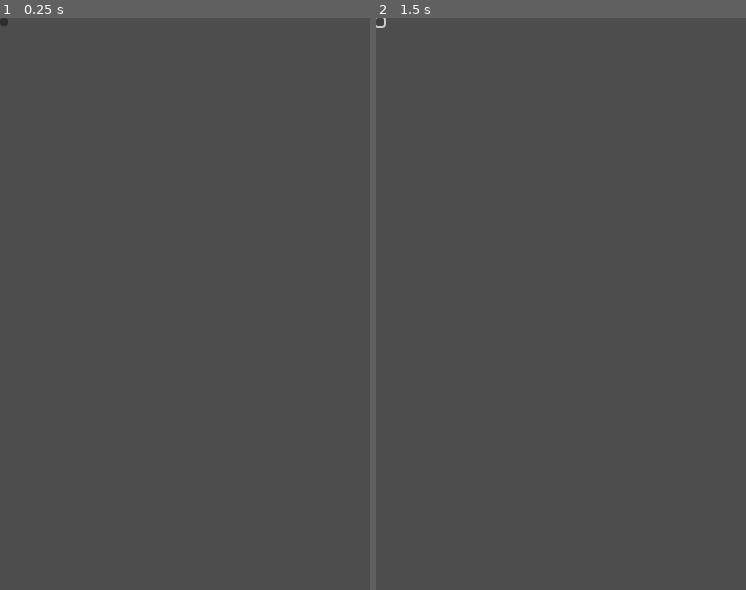
Above: before the commit, frames 1-2 (left to right).
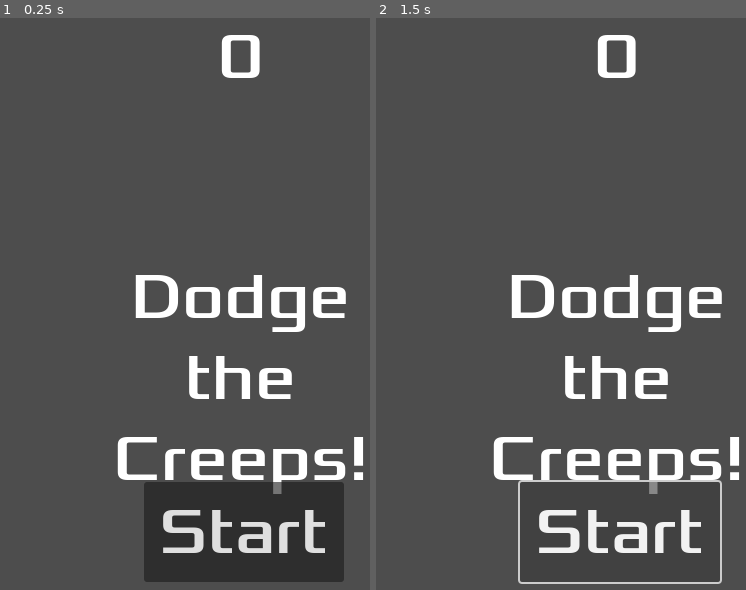
Above: after the commit, the same moments.

Repository: LukasDeRuiter/FirstGodotGame
Game: Godot game, scene res://hud.tscn
Two runs of this game, one before a commit and one after it. Both use one fixed random seed, a clock stepped at 60 frames per second and the inputs below. This scene is started directly instead of the project's main scene.
Inputs (mouse positions are in pixels of both pictures, inside the frame that each line leads up to; where the layout moved, square brackets give the same spot in the first picture):
- Up to frame 1 (0.25 s): no input
- Up to frame 2 (1.5 s): click (620, 532) [379, 23] at 0.5 s; click (620, 532) [379, 23] at 1.25 s

The runs differ from the first frame. In frame 1, 15% of the frame differs, in the area x 0-99%, y 0-99%; in frame 2, 7.3%.

Commit message:
add hud script

Diff:
--- /dev/null
+++ b/hud.gd
@@ -0,0 +1,8 @@
+extends CanvasLayer
+
+signal start_game
+
+func show_message(text):
+	$Message.text = text
+	$Message.show()
+	$MessageTimer.start()
--- a/hud.tscn
+++ b/hud.tscn
@@ -1,17 +1,68 @@
-[gd_scene format=3 uid="uid://d20duh6mkytw7"]
+[gd_scene load_steps=3 format=3 uid="uid://d20duh6mkytw7"]
+
+[ext_resource type="FontFile" uid="uid://016i20ucxk8f" path="res://fonts/Xolonium-Regular.ttf" id="1_37p78"]
+[ext_resource type="Script" uid="uid://cd0avwh0k1g4h" path="res://hud.gd" id="1_64ctp"]
 
 [node name="HUD" type="CanvasLayer"]
+script = ExtResource("1_64ctp")
 
 [node name="ScoreLabel" type="Label" parent="."]
-offset_right = 40.0
-offset_bottom = 23.0
+anchors_preset = 5
+anchor_left = 0.5
+anchor_right = 0.5
+offset_left = -22.5
+offset_right = 22.5
+offset_bottom = 78.0
+grow_horizontal = 2
+size_flags_horizontal = 6
+theme_override_fonts/font = ExtResource("1_37p78")
+theme_override_font_sizes/font_size = 64
+text = "0"
+horizontal_alignment = 1
+vertical_alignment = 1
+metadata/_edit_group_ = true
 
 [node name="Message" type="Label" parent="."]
-offset_right = 40.0
-offset_bottom = 23.0
+anchors_preset = 8
+anchor_left = 0.5
+anchor_top = 0.5
+anchor_right = 0.5
+anchor_bottom = 0.5
+offset_left = -0.5
+offset_top = -79.5
+offset_right = 0.5
+offset_bottom = 79.5
+grow_horizontal = 2
+grow_vertical = 2
+size_flags_horizontal = 6
+theme_override_fonts/font = ExtResource("1_37p78")
+theme_override_font_sizes/font_size = 64
+text = "Dodge the Creeps!"
+horizontal_alignment = 1
+vertical_alignment = 1
+autowrap_mode = 2
+metadata/_edit_group_ = true
 
 [node name="StartButton" type="Button" parent="."]
-offset_right = 8.0
-offset_bottom = 8.0
+custom_minimum_size = Vector2(200, 100)
+anchors_preset = 7
+anchor_left = 0.5
+anchor_top = 1.0
+anchor_right = 0.5
+anchor_bottom = 1.0
+offset_left = -96.0
+offset_top = -256.0
+offset_right = 104.0
+offset_bottom = -156.0
+grow_horizontal = 2
+grow_vertical = 0
+size_flags_horizontal = 6
+size_flags_vertical = 4
+theme_override_fonts/font = ExtResource("1_37p78")
+theme_override_font_sizes/font_size = 64
+text = "Start"
+metadata/_edit_group_ = true
 
 [node name="MessageTimer" type="Timer" parent="."]
+wait_time = 2.0
+one_shot = true
Not shown, added: hud.gd.uid
